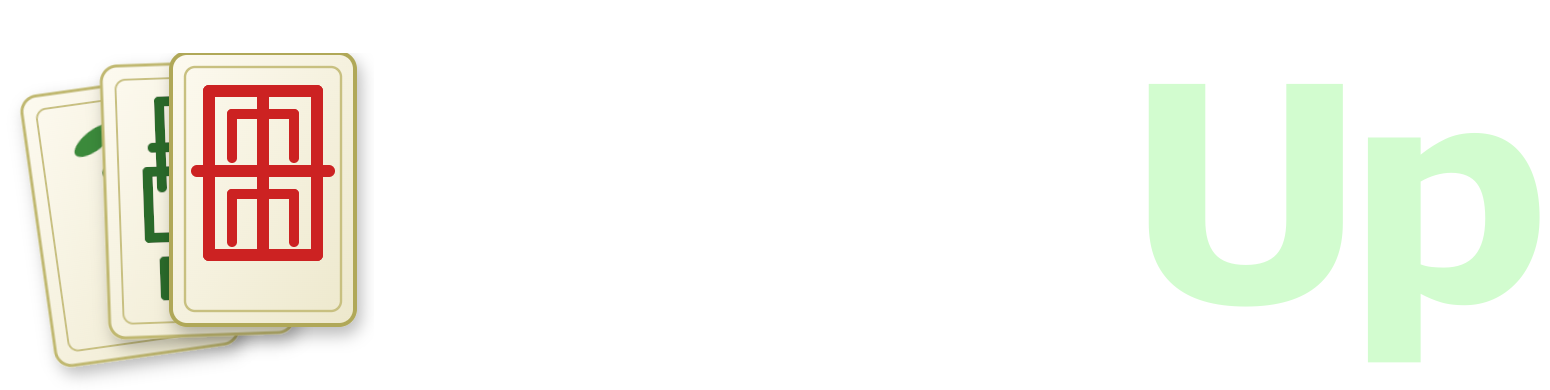
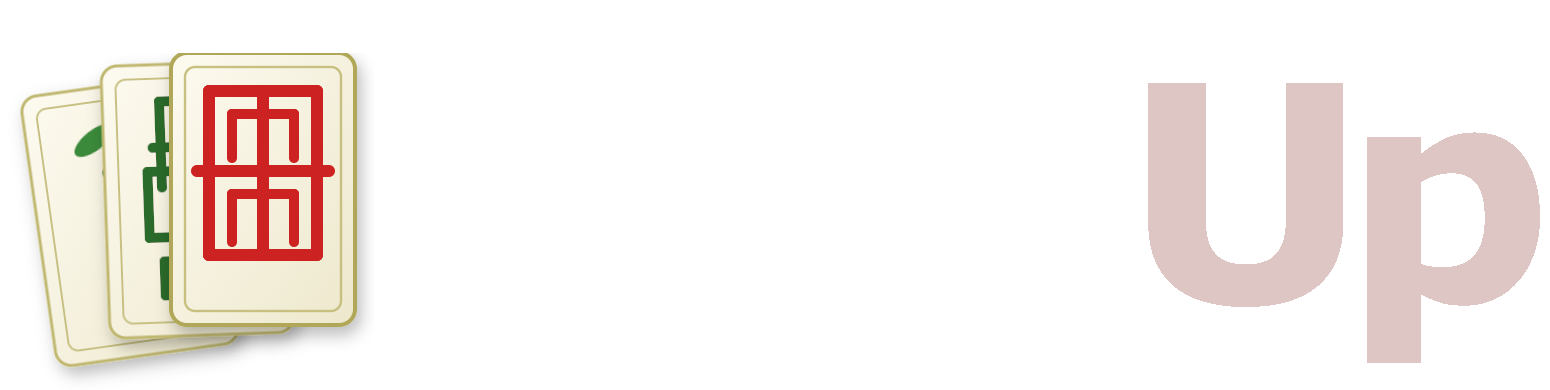
Two versions of the same layered image (1550px x 390px). Layer-by-layer changes:
painted on "MahjUp" over [left=1148, top=83, right=1540, bottom=363]